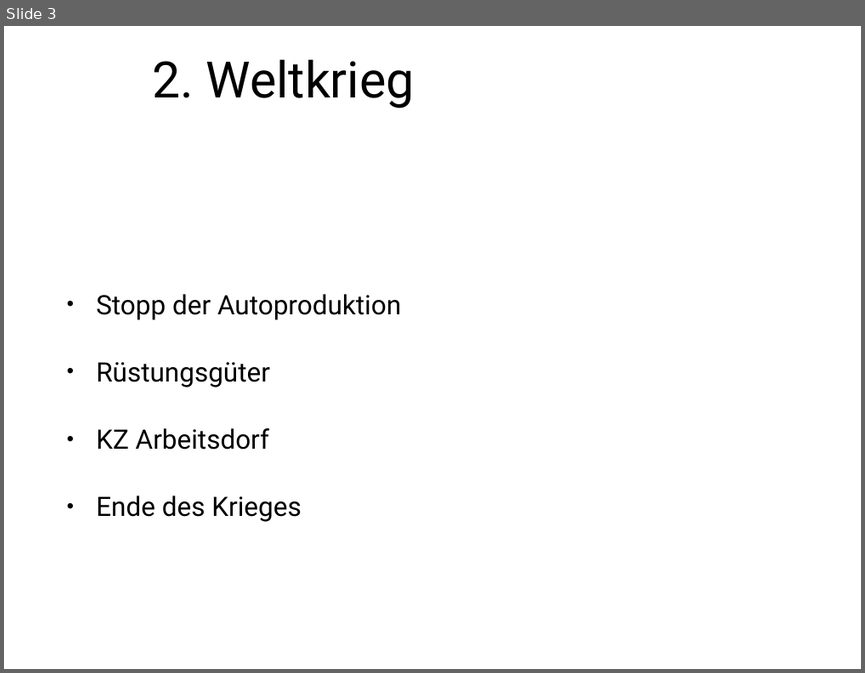
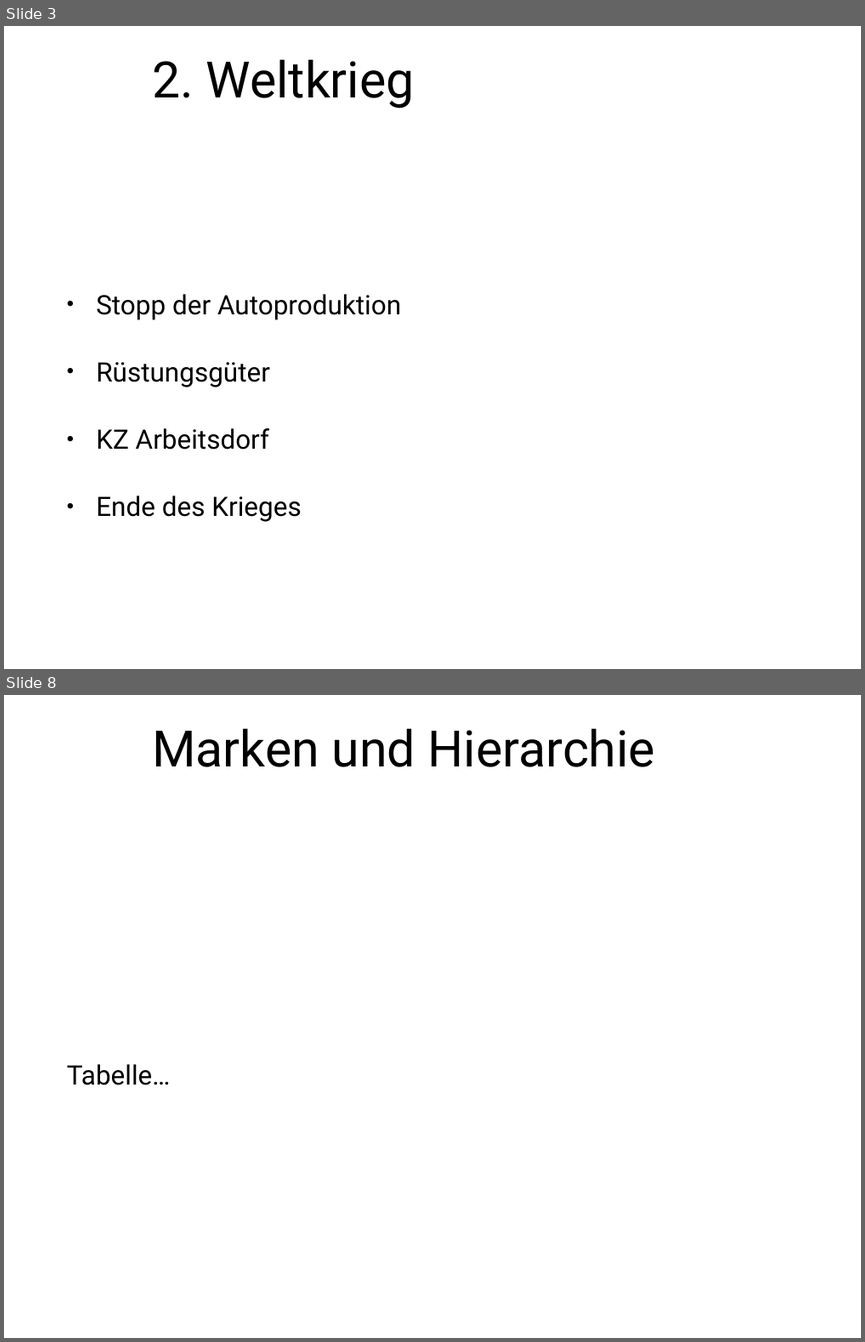
Before and after one commit to hsiegel-tgm/ERPEval, a slide deck: Presentation.pptx. Shown one above the other, each under a label of ours: slide 3 before the commit, slides 3 and 8 after it; the slides between them are not shown. The pictures are 865x673 and 865x1342 pixels, drawn with LibreOffice and Linux fonts; fonts in the diff are those of the drawing; background and template pictures are left out. Boxes give left, top, right and bottom in pixels: in the first picture for what was removed or moved away, otherwise in the second. Text is boxed around its words. In the diff, an @@ line names an element or a change of style, - is before the commit and + after.

```diff
--- a/Presentation.pptx
+++ b/Presentation.pptx
@@ slide 8 added at [4,695,861,1338], background picture (left out) @@
@@ title added at [152,728,655,767], 60 pt, text #000000 @@
+Marken und Hierarchie
@@ text added at [67,1064,171,1085], 32 pt, text #000000 @@
+Tabelle…
```
Also in this commit, not shown: 2 slides changed, 18 other slides added.
